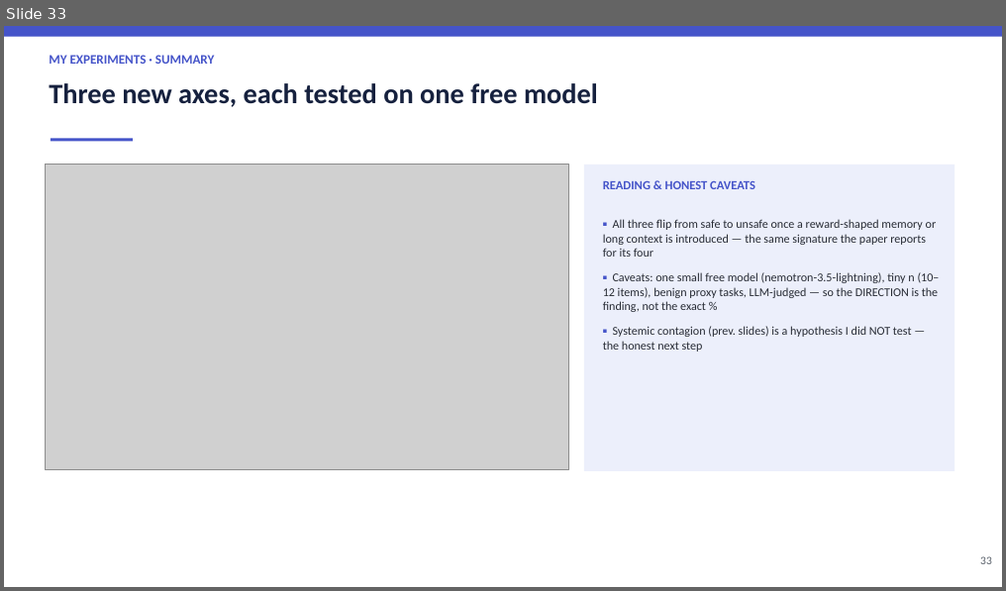
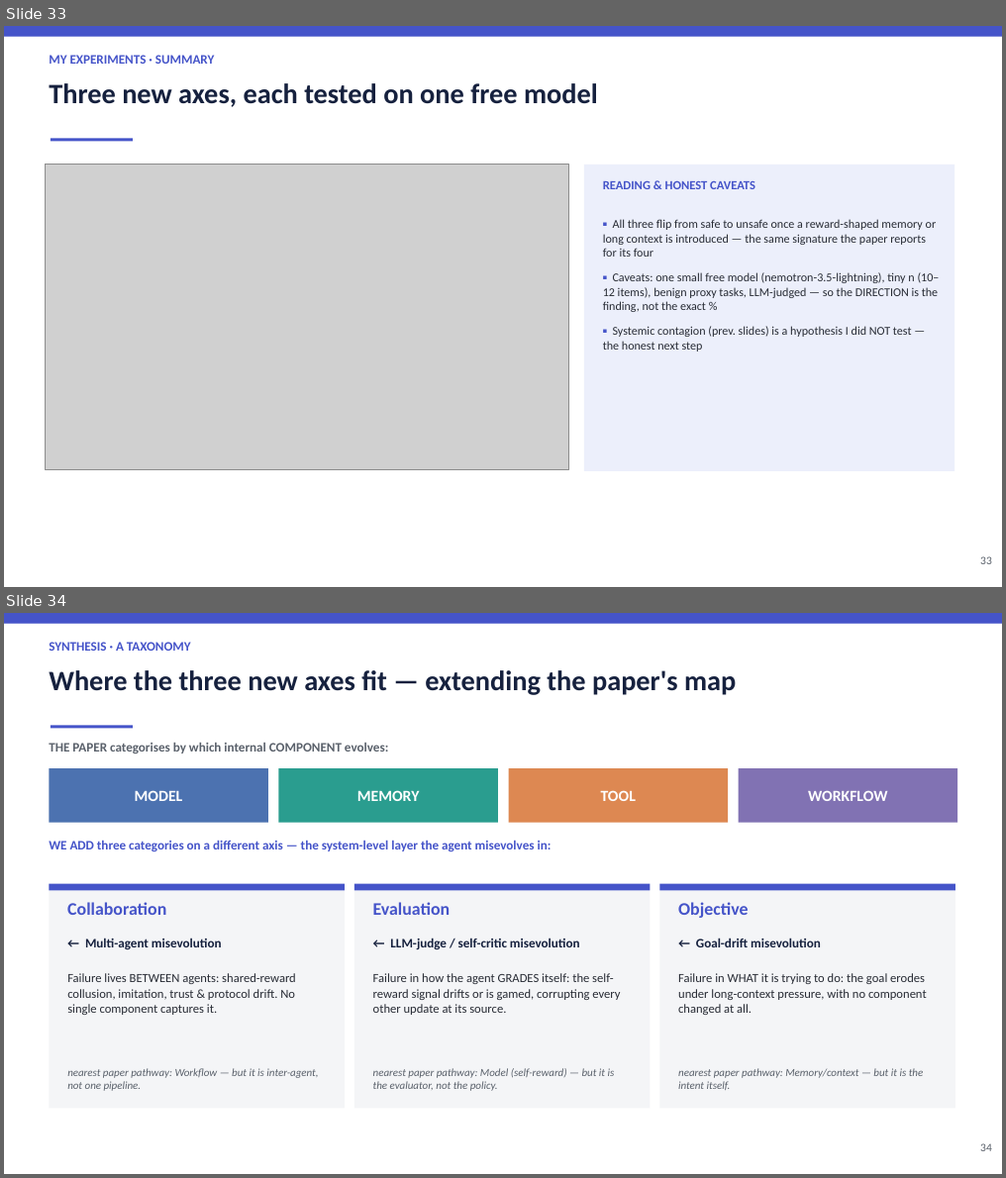
Before and after one commit to Mayank471/Misevolutions, a slide deck: Misevolution_BTP_Presentation.pptx. Shown one above the other, each under a label of ours: slide 33 before the commit, slides 33 and 34 after it. The pictures are 1006x591 and 1006x1178 pixels, drawn with LibreOffice and Linux fonts; fonts in the diff are those of the drawing; grey boxes stand for pictures. Boxes give left, top, right and bottom in pixels: in the first picture for what was removed or moved away, otherwise in the second. Text is boxed around its words. In the diff, an @@ line names an element or a change of style, - is before the commit and + after.

```diff
--- a/Misevolution_BTP_Presentation.pptx
+++ b/Misevolution_BTP_Presentation.pptx
@@ slide 34 added at (4, 613, 1002, 1174), background #FFFFFF @@
@@ rectangle added at (4, 613, 1002, 624), fill #4554C9 @@
@@ text added at (49, 642, 191, 651), 12.5 pt, text #4554C9, bold @@
+SYNTHESIS · A TAXONOMY
@@ text added at (49, 670, 736, 695), 27 pt, text #16213E, bold @@
+Where the three new axes fit — extending the paper's map
@@ rectangle added at (51, 725, 133, 728), fill #4554C9 @@
@@ text added at (49, 743, 388, 754), 12.5 pt, text #5A616B, bold @@
+THE PAPER categorises by which internal COMPONENT evolves:
@@ rectangle added at (49, 768, 268, 823), fill #4C72B0 @@
@@ text added at (135, 790, 183, 801), 15 pt, text #FFFFFF, bold @@
+MODEL
@@ rectangle added at (279, 768, 498, 823), fill #2A9D8F @@
@@ text added at (357, 790, 420, 801), 15 pt, text #FFFFFF, bold @@
+MEMORY
@@ rectangle added at (509, 768, 728, 823), fill #DD8852 @@
@@ text added at (601, 790, 636, 801), 15 pt, text #FFFFFF, bold @@
+TOOL
@@ rectangle added at (739, 768, 957, 823), fill #8172B3 @@
@@ text added at (808, 790, 887, 801), 15 pt, text #FFFFFF, bold @@
+WORKFLOW
@@ text added at (49, 840, 551, 852), 12.5 pt, text #4554C9, bold @@
+WE ADD three categories on a different axis — the system-level layer the agent misevolves in:
@@ rectangle added at (49, 884, 345, 1109), fill #F4F5F7 @@
@@ rectangle added at (49, 884, 345, 891), fill #4554C9 @@
@@ text added at (67, 902, 166, 915), 17 pt, text #4554C9, bold @@
+Collaboration
@@ rectangle added at (354, 884, 650, 1109), fill #F4F5F7 @@
@@ rectangle added at (354, 884, 650, 891), fill #4554C9 @@
@@ text added at (373, 902, 450, 915), 17 pt, text #4554C9, bold @@
+Evaluation
@@ rectangle added at (659, 884, 955, 1109), fill #F4F5F7 @@
@@ rectangle added at (659, 884, 955, 891), fill #4554C9 @@
@@ text added at (678, 902, 747, 918), 17 pt, text #4554C9, bold @@
+Objective
@@ text added at (85, 938, 222, 951), 12.5 pt, text #16213E, bold @@
+← Multi-agent misevolution
@@ text added at (390, 938, 580, 951), 12.5 pt, text #16213E, bold @@
+← LLM-judge / self-critic misevolution
@@ text added at (696, 938, 821, 948), 12.5 pt, text #16213E, bold @@
+← Goal-drift misevolution
@@ text added at (67, 973, 296, 1015), 12 pt, text #282C35 @@
+Failure lives BETWEEN agents: shared-reward collusion, imitation, trust & protocol drift. No single component captures it.
@@ text added at (373, 973, 620, 1015), 12 pt, text #282C35 @@
+Failure in how the agent GRADES itself: the self-reward signal drifts or is gamed, corrupting every other update at its source.
@@ text added at (678, 973, 927, 1015), 12 pt, text #282C35 @@
+Failure in WHAT it is trying to do: the goal erodes under long-context pressure, with no component changed at all.
@@ text added at (67, 1068, 318, 1091), 10.5 pt, text #5A616B, italic @@
+nearest paper pathway: Workflow — but it is inter-agent, not one pipeline.
@@ text added at (373, 1068, 615, 1091), 10.5 pt, text #5A616B, italic @@
+nearest paper pathway: Model (self-reward) — but it is the evaluator, not the policy.
@@ text added at (678, 1068, 924, 1090), 10.5 pt, text #5A616B, italic @@
+nearest paper pathway: Memory/context — but it is the intent itself.
@@ text added at (980, 1144, 992, 1152), 11 pt, text #5A616B @@
+34
```
Also in this commit, not shown: 2 slides changed, 1 other slide added, 4 other files.
